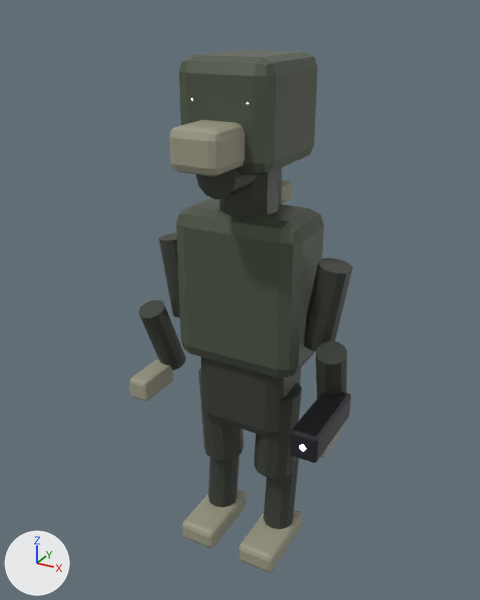
An edit to the FBX model Tools/blender/out_xcom/XCOM_Viper.fbx, drawn before and after from the same camera.
One viewpoint serves both versions: a 50 mm camera at (1.09, -2.06, 2.12) aimed at (0.01, -0.09, 1.13). Every picture has the same lights, and +X, +Y and +Z are marked at lower left. The older version comes first.

Objects in the first picture: 'XCOM_Viper'.
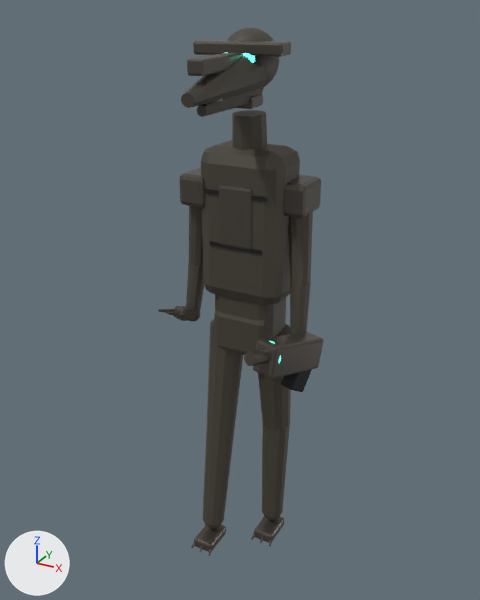
Pixel boxes [x1, y1, x2, y2] of what changed, in the pictures (480 x 600 px; the box of a moved part takes in the faces that stretch with it):
'XCOM_Viper', reshaped, moved (26% narrower)
    before: [129, 50, 353, 572]
    after: [158, 27, 324, 556]
part 1 of me_cube_005, moved or reshaped (not visible before)
    after: [194, 525, 226, 552]
part 2 of me_cube_005, added
    after: [204, 522, 222, 529]
part 3 of me_cube_005, moved or reshaped (not visible before)
    after: [254, 516, 284, 543]
part 4 of me_cube_005, added
    after: [264, 515, 280, 521]
part 5 of me_cube_005, moved or reshaped
    before: [176, 197, 324, 378]
    after: [215, 294, 286, 338]
part 6 of me_cube_005, moved or reshaped
    before: [201, 357, 301, 437]
    after: [201, 140, 300, 305]
part 7 of me_cube_005, moved or reshaped
    before: [289, 392, 351, 463]
    after: [219, 185, 252, 250]
part 8 of me_cube_005, added
    after: [210, 241, 262, 255]
part 9 of me_cube_005, moved or reshaped
    before: [169, 120, 245, 177]
    after: [180, 167, 205, 208]
part 10 of me_cube_005, moved or reshaped
    before: [281, 180, 292, 204]
    after: [283, 175, 321, 218]
part 11 of me_cube_005, moved or reshaped
    before: [316, 341, 347, 398]
    after: [290, 282, 311, 334]
part 12 of me_cube_005, moved or reshaped (not visible before)
    after: [173, 306, 196, 321]
part 13 of me_cube_005, added
    after: [193, 312, 200, 321]
part 14 of me_cube_005, deleted
    before: [129, 167, 353, 572]
part 15 of me_cube_005, reshaped
    before: [179, 50, 318, 217]
    after: [158, 27, 324, 556]

The change, as a diff of the scene's bpy script:
```diff
--- a/Tools/blender/out_xcom/XCOM_Viper.fbx.py
+++ b/Tools/blender/out_xcom/XCOM_Viper.fbx.py
@@ me_cube_005 @@
-me_cube_005.from_pydata(...)  # 1912 vertices, 1856 faces; spans x -0.44..0.44, y -0.3..0.3, z -0.99..0.99
-me_cube_005.materials.append(mat_xcom_chitin_mid)  # greyish green #525b4b
-me_cube_005.materials.append(mat_xcom_chitin_pale)  # grey #9e9b86
-me_cube_005.materials.append(mat_xcom_chitin_dark)  # dark grey #3c4038
-me_cube_005.materials.append(mat_xcom_eye_emissive)  # yellow #f3f9cb, glowing green #edffb3
-me_cube_005.materials.append(mat_xcom_gunmetal)  # dark grey #4b4b50
-me_cube_005.materials.append(mat_xcom_plasma_emissive)  # purple #cb95ff, glowing purple #c489ff
-me_cube_005.materials.append(mat_xcom_core_emissive)  # cyan #bcedff, glowing cyan #a0e7ff
+me_cube_005.from_pydata(...)  # 3038 vertices, 2982 faces; spans x -0.31..0.33, y -0.5..0.2, z 0.0..2.06
+# me_cube_005 part 1: the loose piece of 56 vertices spanning x -0.17..0.15, y 0.18..0.28, z 0.03..0.1 is scaled about its middle by (0.25, 1.45, 0.585), then moved by (-0.09, -0.39, -0.04), in mat_xcom_viper_plate (dark grey #5b564f)
+# me_cube_005 part 2: a new loose piece, a UV sphere (10 segments, 5 rings, poles along z) spanning x -0.138..-0.062, y -0.175..-0.095, z 0.053..0.137, in mat_xcom_viper_chitin (brown #464037)
+# me_cube_005 part 3: the loose piece of 56 vertices spanning x -0.15..0.13, y 0.18..0.28, z 0.14..0.21 is scaled about its middle by (0.288, 1.45, 0.585), then moved by (0.11, -0.22, -0.15), in mat_xcom_viper_plate (dark grey #5b564f)
+# me_cube_005 part 4: a new loose piece, a UV sphere (10 segments, 5 rings, poles along z) spanning x 0.062..0.138, y -0.005..0.075, z 0.053..0.137, in mat_xcom_viper_chitin (brown #464037)
+# me_cube_005 part 5: the loose piece of 56 vertices spanning x -0.26..0.24, y -0.06..0.24, z -0.13..0.47 is scaled about its middle by (0.457, 0.625, 0.7), then moved by (0.01, -0.08, 0.98), in mat_xcom_viper_chitin (brown #464037)
+# me_cube_005 part 6: the loose piece of 56 vertices spanning x -0.19..0.17, y -0.02..0.24, z -0.43..0.01 is scaled about its middle by (0.876, 0.781, 1.3), then moved by (0.01, -0.11, 1.61), in mat_xcom_viper_chitin (brown #464037)
+# me_cube_005 part 7: the loose piece of 56 vertices spanning x 0.34..0.44, y -0.29..0.03, z -0.24..-0.14 is scaled about its middle by (1.36, 0.0801, 2.34), then moved by (-0.39, 0.04, 1.64), in mat_xcom_viper_plate (dark grey #5b564f)
+# me_cube_005 part 8: a new loose piece, a box spanning x -0.104..0.104, y -0.113..-0.103, z 1.333..1.347, in mat_xcom_viper_plate_dark (black #191b1e)
+# me_cube_005 part 9: the loose piece of 56 vertices spanning x -0.1..0.08, y -0.29..-0.01, z 0.66..0.8 is scaled about its middle by (0.6, 0.584, 0.889), then moved by (-0.17, 0.12, 0.79), in mat_xcom_viper_plate (dark grey #5b564f)
+# me_cube_005 part 10: the loose piece of 56 vertices spanning x -0.09..0.07, y 0.18..0.28, z 0.47..0.54 is scaled about its middle by (0.601, 1.66, 1.69), then moved by (0.19, -0.21, 1.02), in mat_xcom_viper_plate (dark grey #5b564f)
+# me_cube_005 part 11: the loose piece of 24 vertices spanning x 0.3..0.43, y -0.08..0.13, z -0.27..0.05 is multiplied about its middle by the matrix ((0.646, 0.242, 0.082), (0.251, -0.558, -0.329), (-0.049, 0.336, -0.606)), then moved by (-0.14, -0.06, 1.22), in mat_xcom_viper_chitin (brown #464037)
+# me_cube_005 part 12: the loose piece of 56 vertices spanning x -0.13..0.11, y 0.18..0.28, z 0.25..0.32 is multiplied about its middle by the matrix ((0.203, 0.043, -0.325), (-0.068, 0.128, -0.974), (0.0, 0.426, 0.325)), then moved by (-0.23, -0.31, 0.74), in mat_xcom_viper_chitin (brown #464037)
+# me_cube_005 part 13: a new loose piece, a UV sphere (10 segments, 5 rings, poles along z) spanning x -0.258..-0.198, y -0.081..-0.019, z 0.977..1.043, in mat_xcom_viper_chitin (brown #464037)
+# me_cube_005 part 14: 14 loose pieces with 860 vertices, spanning x -0.44..0.44, y -0.3..0.29, z -0.99..0.71, are deleted
+# me_cube_005 part 15: 1 vertex moved within x 0.1, y 0.09, z 0.66; 519 vertices removed from x -0.18..0.16, y -0.12..0.3, z 0.42..0.99; 1733 vertices added at x -0.31..0.33, y -0.5..0.2, z 0.0..2.06
+# other edits to the shape of me_cube_005 do not show in these pictures
+me_cube_005.materials.append(mat_xcom_viper_plate)  # dark grey #5b564f
+me_cube_005.materials.append(mat_xcom_viper_chitin)  # brown #464037
+me_cube_005.materials.append(mat_xcom_viper_plate_dark)  # black #191b1e
+me_cube_005.materials.append(mat_xcom_viper_chitin_bone)  # grey #888273
+me_cube_005.materials.append(mat_xcom_viper_accent_emissive)  # dark cyan #247667, glowing cyan #59ffe1
@@ ob_xcom_viper @@
 ob_xcom_viper = bpy.data.objects.new('XCOM_Viper', me_cube_005)
-ob_xcom_viper.location = (0.007, -0.086, 0.988)
+ob_xcom_viper.location = (0.0, 0.0, 0.0)
```
